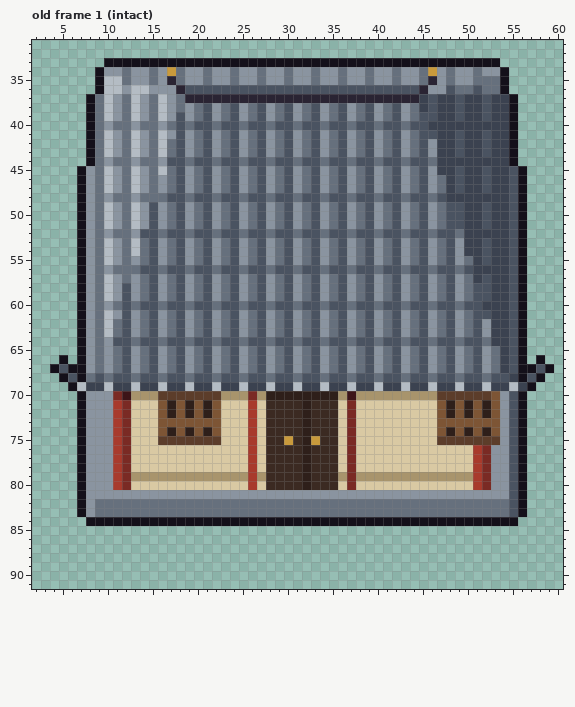
Pixel-art file, stored at art/mockup/angle/house.aseprite. This is how it looked before the edit.
64x92 pixels, 1 frame. Shown: old frame 1 (intact): x 2..60, y 31..91. The commit also changed other frames, which this record leaves out.
After:
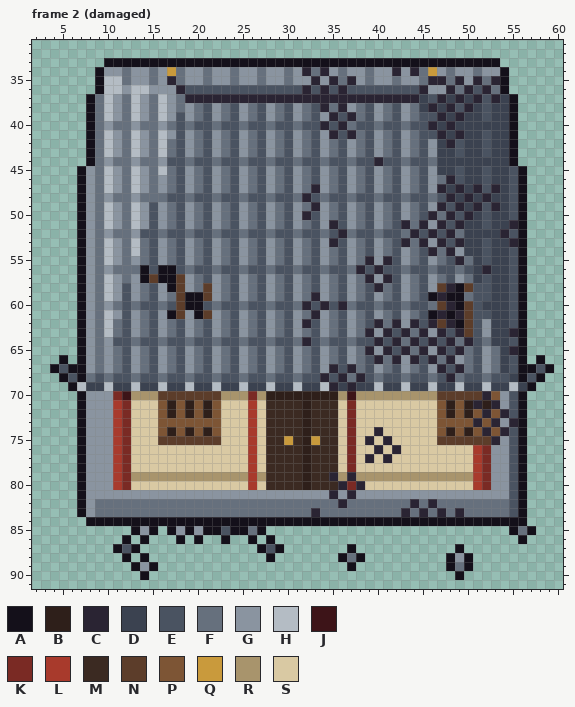
Palette (. is transparent): A #14101a  B #2e1f1a  C #2a2433  D #3b4250  E #4a5361  F #66707d  G #8a94a0  H #b4bcc4  J #3d1418  K #7a2a24  L #a83a2c  M #3b2a22  N #5c3d2a  P #7d5535  Q #c99a3c  R #a8946c  S #d9c9a3
A new or re-ordered frame is compared with the old frame closest to it.
Difference:
frames 1 -> 4
Frame 2 (damaged) is new; against old frame 1 (intact):
y 34: x 32 G -> C; x 34 G -> C; x 42 F -> C; x 44 G -> C
y 35: x 33 F -> C; x 35 G -> C; x 37 G -> C; x 47 G -> C; x 49 G -> C; x 51 F -> C; x 53 F -> C
y 36: x 32 E -> C; x 34 E -> C; x 36 E -> C; x 48 E -> C; x 50 F -> C; x 52 F -> C
y 37: x 47 D -> C; x 49 E -> C; x 51 D -> C; x 53 D -> C
y 38: x 34 G -> C; x 36 E -> C; x 46 E -> C; x 48 D -> C; x 50 D -> C
y 39: x 35 F -> C; x 37 G -> C; x 47 D -> C; x 49 E -> C
y 40: x 34 F -> C; x 36 E -> C; x 46 D -> C; x 48 D -> C
y 41: x 35 F -> C; x 37 G -> C; x 47 D -> C; x 49 E -> C
y 42: x 48 D -> C
y 44: x 40 F -> C
y 46: x 48 D -> C
y 47: x 33 E -> C; x 47 F -> C; x 49 E -> C; x 51 D -> C; x 53 D -> C
y 48: x 32 E -> C; x 48 D -> C; x 50 D -> C; x 52 D -> C
y 49: x 33 E -> C; x 47 F -> C; x 49 E -> C; x 51 D -> C; x 53 D -> C
y 50: x 32 F -> C; x 46 G -> C; x 48 E -> C; x 50 D -> C
y 51: x 35 F -> C; x 43 G -> C; x 45 E -> C; x 47 F -> C; x 49 E -> C; x 55 E -> C
y 52: x 36 E -> C; x 44 E -> C; x 46 F -> C; x 48 E -> C; x 54 D -> C
y 53: x 35 F -> C; x 43 G -> C; x 45 E -> C; x 47 F -> C; x 49 G -> C; x 55 E -> C
y 54: x 46 G -> C; x 48 E -> C
y 55: x 39 E -> C; x 41 F -> C; x 49 G -> C
y 56: x 14 E -> A; x 16..17 FE -> AA; x 38 E -> C; x 40 F -> C; x 52 D -> C
y 57: x 14..18 FEGFE -> ANAAN; x 39 E -> C; x 41 F -> C
y 58: x 17..18 FE -> AN; x 21 E -> N; x 40 G -> C; x 47..50 FEGF -> NCAN
y 59: x 18..21 EGFE -> NAAN; x 33 E -> C; x 46..49 GFEG -> ACAA
y 60: x 18..20 EFE -> NAA; x 32 E -> C; x 34 F -> C; x 36 E -> C; x 47..50 EEFE -> NCAN
y 61: x 17..18 FE -> AN; x 20..21 FE -> AN; x 33 E -> C; x 46..50 GFEGF -> ACACN
y 62: x 32 F -> C; x 40 G -> C; x 42 E -> C; x 44 F -> C; x 46..50 GFEGF -> CNCAN
y 63: x 39 E -> C; x 41 F -> C; x 43 G -> C; x 45 E -> C; x 47 F -> C; x 49..50 GF -> CN; x 55 E -> C
y 64: x 32 E -> C; x 40 F -> C; x 42 E -> C; x 44 E -> C; x 46 F -> C; x 48 E -> C; x 50 E -> C
y 65: x 39 E -> C; x 41 F -> C; x 43 G -> C; x 45 E -> C; x 47 F -> C; x 49 G -> C; x 55 E -> C
y 66: x 40 G -> C; x 42 E -> C; x 44 F -> C; x 46 G -> C; x 48 E -> C
y 67: x 35 F -> C; x 37 G -> C; x 47 F -> C; x 49 G -> C
y 68: x 34 F -> C; x 36 E -> C; x 38 E -> C; x 48 E -> C
y 69: x 35 D -> C; x 37 H -> C
y 70: x 52 N -> C
y 71: x 51 P -> C; x 53 P -> C
y 72: x 52 B -> C; x 54 G -> C
y 73: x 51 P -> C; x 53 P -> C; x 55 E -> C
y 74: x 40 S -> C; x 52 B -> C; x 54 G -> C
y 75: x 39 S -> C; x 41 S -> C; x 53 N -> C
y 76: x 40 S -> C; x 42 S -> C
y 77: x 39 S -> C; x 41 S -> C
y 79: x 35 M -> C; x 37 K -> C
y 80: x 36 S -> C; x 38 S -> C
y 81: x 35 G -> C; x 37 G -> C
y 82: x 36 F -> C; x 44 F -> C; x 46 F -> C
y 83: x 33 F -> C; x 43 F -> C; x 45 F -> C; x 47 F -> C; x 49 F -> C
y 84: x 56 . -> A
y 85: x 13..15 ... -> AGA; x 17..27 ........... -> AGAGAAEAAFA; x 55..57 ... -> AFA
y 86: x 12 . -> A; x 14 . -> A; x 18 . -> A; x 20 . -> A; x 23 . -> A; x 26 . -> A; x 28 . -> A; x 56 . -> A
y 87: x 11..13 ... -> AEA; x 27..29 ... -> AEA; x 37 . -> A; x 49 . -> A
y 88: x 12 . -> A; x 14 . -> A; x 28 . -> A; x 36..38 ... -> AFA; x 48..50 ... -> AGA
y 89: x 13..15 ... -> AGA; x 37 . -> A; x 48..50 ... -> AFA
y 90: x 14 . -> A; x 49 . -> A
Pixel boxes of the changes (left, top, right, bottom) in both pictures:
changed: (302, 67, 383, 166)
changed: (392, 67, 500, 148)
changed: (113, 175, 536, 580)
